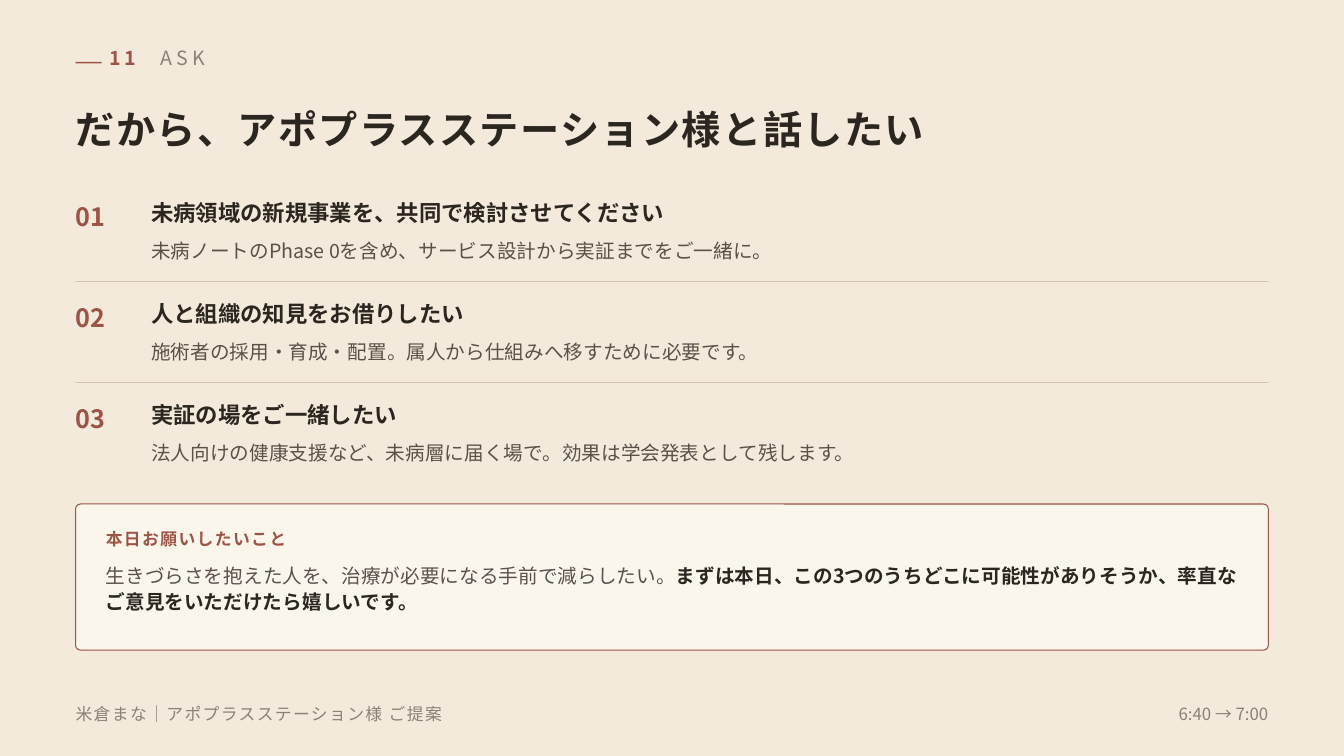
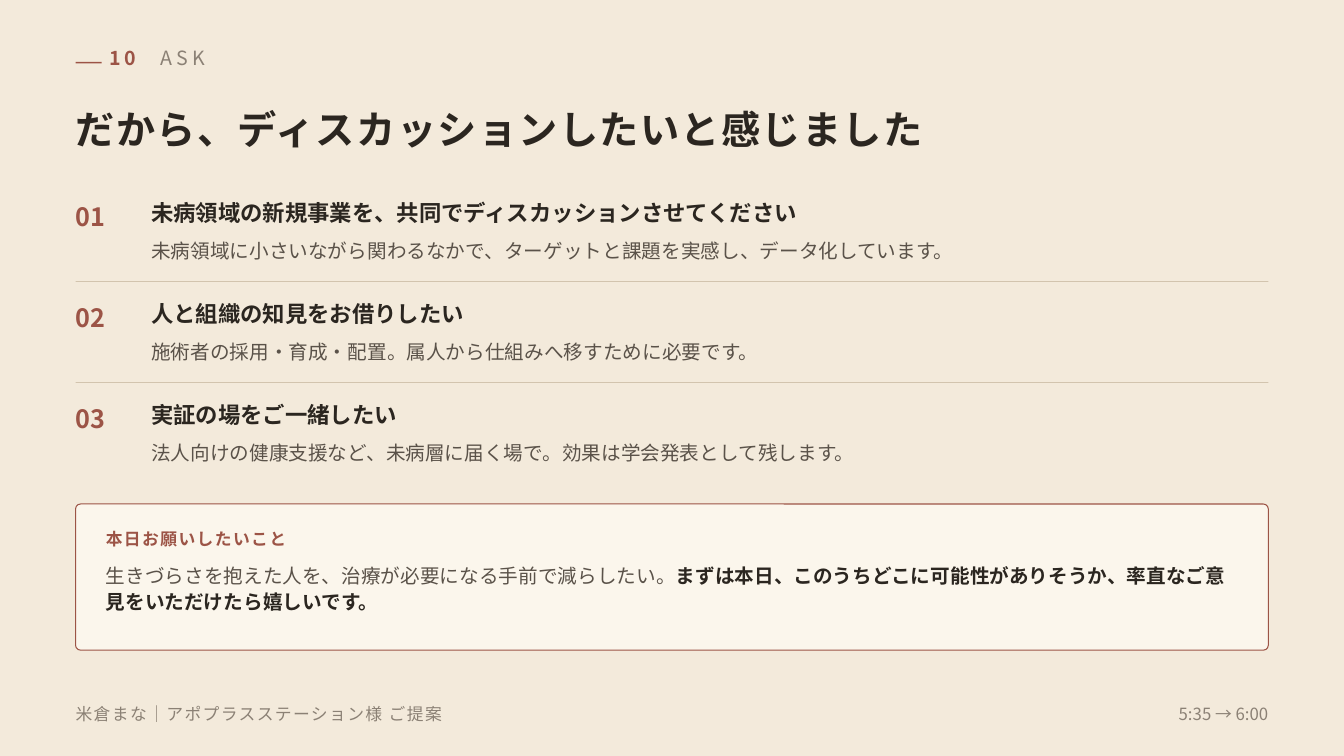
Before and after one commit to mananyon/manayonekura, a slide deck: slide 11 of proposals/米倉まな_アポプラスステーション様ご提案_導入.pptx (slide 12 before the commit). Drawn at 1344x756 pixels with LibreOffice and Linux fonts; fonts in the diff are those of the drawing. Boxes give left, top, right and bottom in pixels: in the first picture for what was removed or moved away, otherwise in the second. Text is boxed around its words. In the diff, an @@ line names an element or a change of style, - is before the commit and + after.

```diff
--- a/proposals/米倉まな_アポプラスステーション様ご提案_導入.pptx
+++ b/proposals/米倉まな_アポプラスステーション様ご提案_導入.pptx
@@ text at (110,50,136,65): text changed @@
-11 ASK
+10 ASK
@@ text at (76,110,923,148): text changed @@
-だから、アポプラスステーション様と話したい
+だから、ディスカッションしたいと感じました
@@ text at (151,202,797,223): text changed @@
-未病領域の新規事業を、共同で検討させてください
+未病領域の新規事業を、共同でディスカッションさせてください
@@ text at (151,241,953,260): text changed @@
-未病ノートのPhase 0を含め、サービス設計から実証までをご一緒に。
+未病領域に小さいながら関わるなかで、ターゲットと課題を実感し、データ化しています。
@@ text at (106,566,1225,611): text changed @@
-生きづらさを抱えた人を、治療が必要になる手前で減らしたい。まずは本日、この3つのうちどこに可能性がありそうか、率直なご意見をいただけたら嬉しいです。
+生きづらさを抱えた人を、治療が必要になる手前で減らしたい。まずは本日、このうちどこに可能性がありそうか、率直なご意見をいただけたら嬉しいです。
@@ text at (1179,707,1269,720): text changed @@
-6:40 → 7:00
+5:35 → 6:00
```
Also in this commit, not shown: 10 other slides changed, 1 slide removed, 2 other files.
